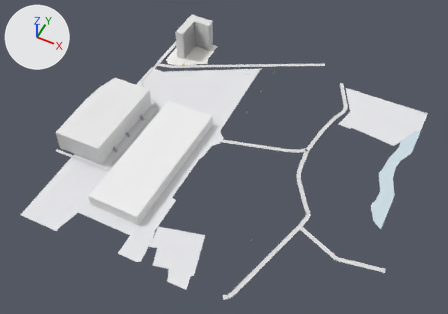
A saved change to the glTF model white-model-six-districts/chunks/101_110_high.glb.
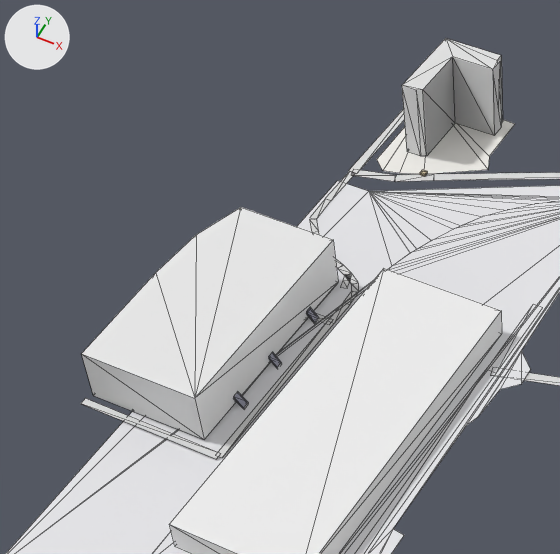
Each version is shown whole from a camera (50 mm lens) standing at (-8969.0, -4868.0, 782.0) and looking at (-9272.0, -4262.0, 24.0), then close up on the part from 6% to 52% of the width and 0% to 66% of the height. Arrows for +X, +Y and +Z are at upper left; the lights stay in place. The first two pictures are the older version. The close-ups show mesh edges as thin lines. Vertices at exactly the same position are counted once.

Script lines for the objects in view, before the commit:
```python
me_mesh_0 = bpy.data.meshes.new('Mesh_0')
me_mesh_0.from_pydata(...)  # 435 vertices, 314 faces; spans x -9531.0..-8972.0, y -4500.0..-3953.0, z 13.0..74.0
me_mesh_0.materials.append(mat_material_0)
# before: 28 (-9424.0, -4019.0, 74.0) at pixel (492, 69), 29 (-9424.0, -4019.0, 16.0) at pixel (494, 135), 30 (-9456.0, -4019.0, 16.0) at pixel (455, 123), 31 (-9456.0, -4019.0, 74.0) at pixel (452, 56), 32 (-9456.0, -4062.0, 16.0) at pixel (426, 156)
# before: 33 (-9456.0, -4062.0, 74.0) at pixel (422, 89)
ob_mesh_0 = bpy.data.objects.new('Mesh_0', me_mesh_0)
ob_mesh_0.location = (0.0, 0.0, 0.0)
```
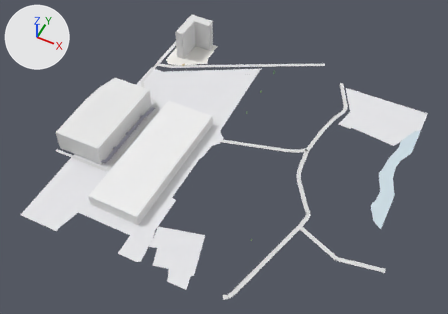
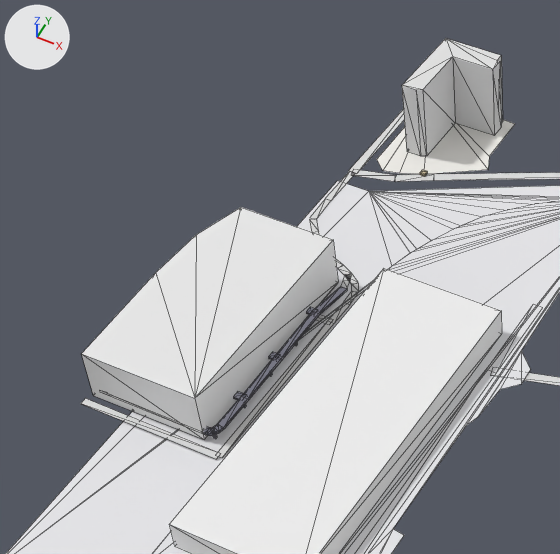
The change, as a list of edits to the scene's bpy script:
```text
Change me_mesh_0:
    used by ob_mesh_0; location = (0.0, 0.0, 0.0)
    verts and faces of me_mesh_0; kept vertices keep their numbers, new ones are numbered from 435
    remove me_mesh_0.from_pydata(...)  # 435 vertices, 314 faces; spans x -9531.0..-8972.0, y -4500.0..-3953.0, z 13.0..74.0
    add me_mesh_0.from_pydata(...)  # 531 vertices, 436 faces; spans x -9531.0..-8972.0, y -4500.0..-3953.0, z 13.0..74.0
    me_mesh_0 part 1: a new loose piece of 20 vertices spanning x -9442.0..-9437.0, y -4351.0..-4206.0, z 14.0..24.0, in mat_material_0
    me_mesh_0 part 2
    add delete_faces([(29, 30, 31), (28, 29, 31), (30, 32, 33), (30, 33, 31)])
    add faces += [(29, 31, 30), (28, 31, 29), (30, 33, 32), (30, 31, 33)]
    me_mesh_0 part 3
    2 vertices are removed from x -9439.0, y -4327.0..-4322.0, z 14.0..16.0
    7 faces are deleted
    9 vertices in x -9439.0, y -4322.0..-4238.0, z 14.0..16.0 move by (0.0, 0.0, 7.0)
    1 vertex moves within x -9439.0, y -4327.0, z 16.0
    46 vertices are added at x -9523.0..-9437.0, y -4360.0..-4322.0, z 16.0..24.0
    57 new faces join them
    other edits to the shape of me_mesh_0 do not show in these pictures
```

Boxes [x1, y1, x2, y2] around the edits, measured in the close-ups (560 x 554 px; the box of a moved part takes in the faces that stretch with it):
part 1 of me_mesh_0, added
    after: [218, 287, 347, 429]
part 2 of me_mesh_0, moved or reshaped
    both: [423, 57, 494, 155]
part 3 of me_mesh_0, built on
    before: [234, 307, 318, 409]
    after: [203, 307, 317, 436]
